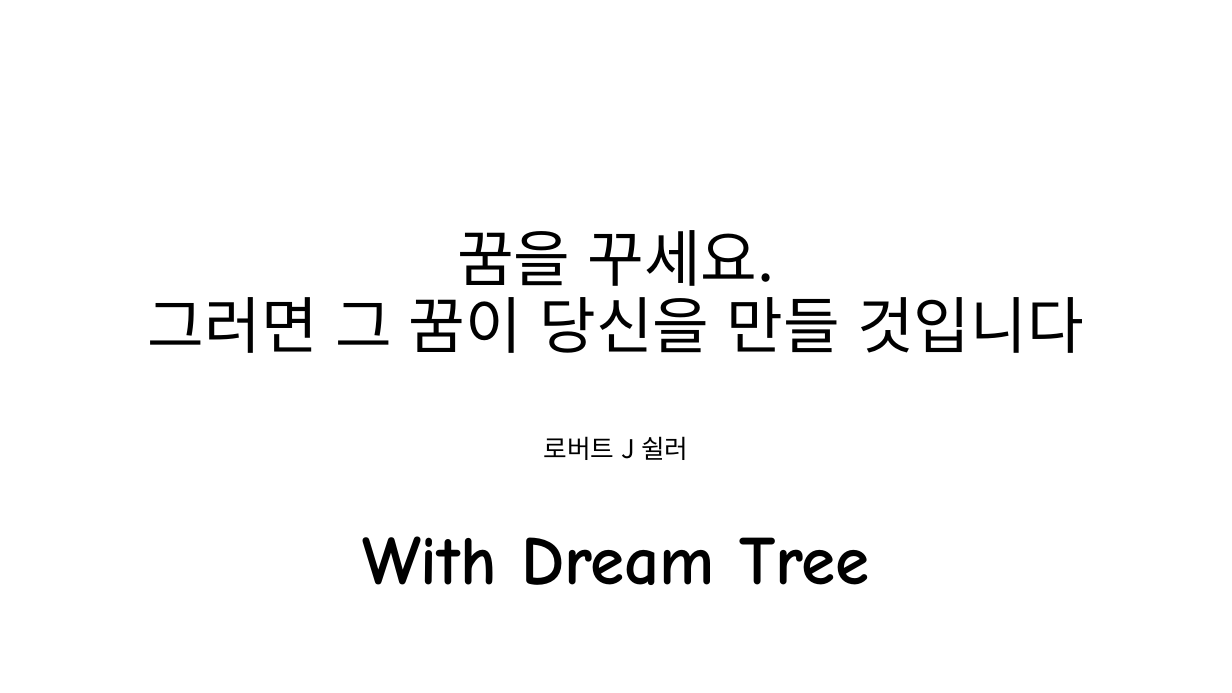
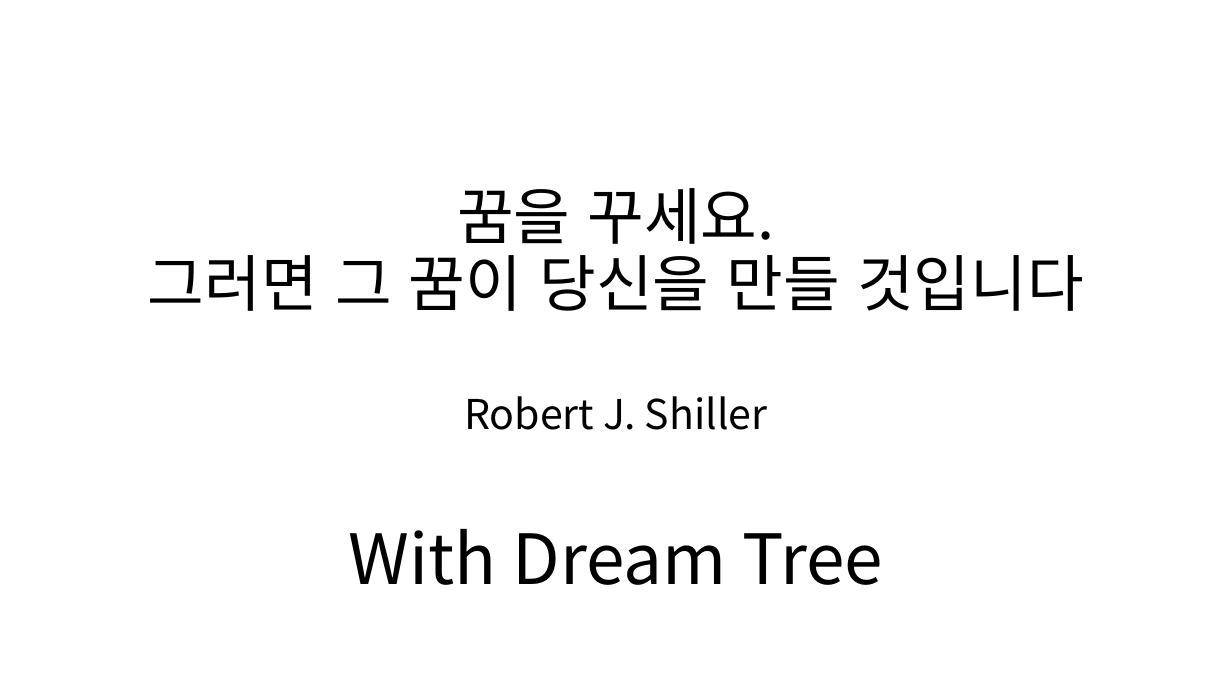
Before and after one commit to SunrinParty2018/Document, a slide deck: slide 10 of 3학년1반3조ppt.pptx (slide 8 before the commit). Drawn at 1232x693 pixels with LibreOffice and Linux fonts; fonts in the diff are those of the drawing; background and template pictures are left out. Boxes give left, top, right and bottom in pixels: in the first picture for what was removed or moved away, otherwise in the second. Text is boxed around its words. In the diff, an @@ line names an element or a change of style, - is before the commit and + after.

```diff
--- a/3학년1반3조ppt.pptx
+++ b/3학년1반3조ppt.pptx
@@ text "꿈을 꾸세요. 그러면 그 꿈이 ..." at (x1=148, y1=188, x2=1084, y2=430): vertical alignment middle to top @@
@@ text at (x1=148, y1=188, x2=1084, y2=430): text changed @@
-꿈을 꾸세요.
-그러면 그 꿈이 당신을 만들 것입니다
-로버트 J 쉴러
+꿈을 꾸세요.
+그러면 그 꿈이 당신을 만들 것입니다
+Robert J. Shiller
@@ text "With Dream Tree" at (x1=349, y1=529, x2=883, y2=585): font Comic Neue to Noto Sans CJK KR, bold off @@
```
Also in this commit, not shown: 5 other slides changed, 4 slides added, 2 slides removed.
